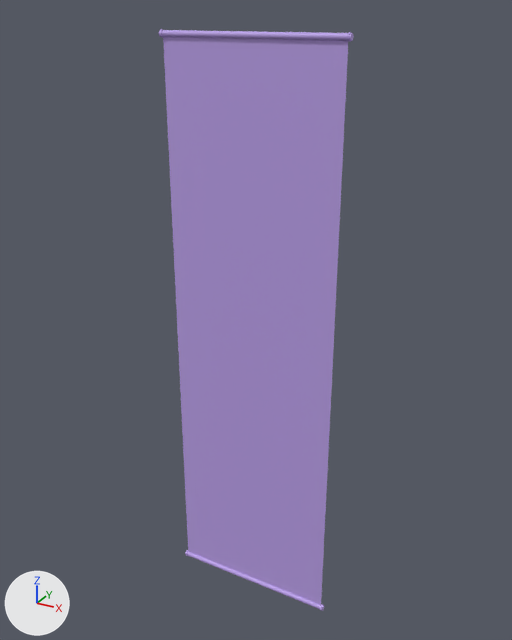
The FBX model Assets/Art/StaticMesh/SM_Wallscroll_01.fbx, before and after one commit.
Both versions are drawn from a 50 mm camera at (1.06, -1.891, 0.069) aimed at (-0.006, 0.047, -0.9). The lights are fixed; the arrows at lower left show +X, +Y and +Z.

The first picture shows 'Cylinder.001', 'Poster a'.
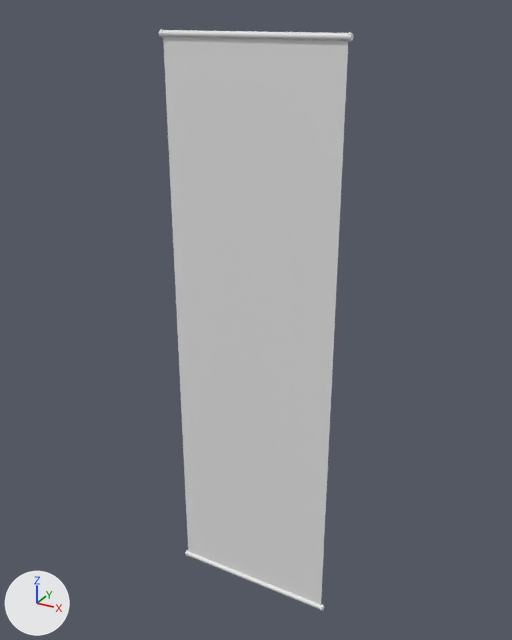
Changed parts and their boxes (x1, y1, x2, y2) in the pictures (512 x 640 px):
'Poster a', recoloured (purple to grey)
    both: (163, 37, 348, 605)
part 1 of me_cylinder_001, recoloured (purple to white)
    both: (158, 30, 354, 41)

The change, as a list of edits to the scene's bpy script:
```text
Change me_plane:
    where me_plane.from_pydata(...)  # 4 vertices, 1 face; spans x -0.3..0.3, y 0.0, z -2.0..0.0
    remove me_plane.materials.append(mat_material_001)  # purple #bba0e7
Change me_cylinder_001:
    where me_cylinder_001.from_pydata(...)  # 16 vertices, 10 faces; spans x -0.31..0.31, y -0.01..0.01, z -0.01..0.01
    used by ob_cylinder_001; location = (0.0, 0.0, 0.0)
    me_cylinder_001 part 1: 10 faces spanning x -0.31..0.31, y -0.01..0.01, z -0.01..0.01 switch from mat_material_001 (purple #bba0e7) to no material
```
